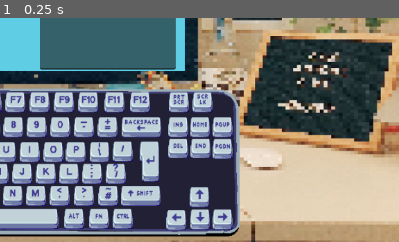
Above: before the commit, frame 1.
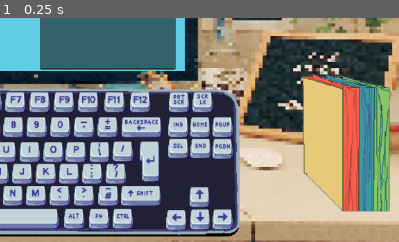
Above: after the commit, the same moment.

Repository: Omar-B-Maldonado/Cubicle-Chaos
Game: Godot game, scene res://Scenes/game.tscn
The game is run twice, just before and just after one commit, with the same random seed, the same clock (stepped at 60 frames per second) and the same inputs.
Inputs:
- Up to frame 1 (0.25 s): no input
The pictures show only the part of the screen within x 43-93%, y 50-100%; the shares and areas given below are measured in that part.

The runs differ from the first frame. In frame 1, 12% of the frame differs, in the area x 75-98%, y 25-87%.

Commit message:
Resolved parenting issues
Separated document node scene from coworker scene. Set node positions to global to fix spawn/ node position issues

Diff:
--- a/project/Scenes/coworkers.tscn
+++ b/project/Scenes/coworkers.tscn
@@ -1,72 +1,11 @@
-[gd_scene load_steps=8 format=3 uid="uid://ovo8qhgrljpw"]
+[gd_scene load_steps=2 format=3 uid="uid://ovo8qhgrljpw"]
 
-[ext_resource type="Texture2D" path="res://Images/paper folder.png" id="1_0m24w"]
 [ext_resource type="Script" path="res://Scripts/spawnWorkers.gd" id="1_oh2hj"]
-[ext_resource type="Script" path="res://Scripts/document.gd" id="1_qsyqm"]
-[ext_resource type="Texture2D" uid="uid://cqai77janou7g" path="res://Images/document-sprite.png" id="2_dc8wx"]
-
-[sub_resource type="RectangleShape2D" id="RectangleShape2D_p1oxc"]
-size = Vector2(26, 196.656)
-
-[sub_resource type="RectangleShape2D" id="RectangleShape2D_y5fyu"]
-size = Vector2(23.0391, 196.656)
-
-[sub_resource type="RectangleShape2D" id="RectangleShape2D_qtdds"]
-size = Vector2(26.5195, 196.328)
 
 [node name="Coworkers" type="Node2D"]
 
-[node name="Documents" type="Node2D" parent="."]
-
-[node name="PaperFolder" type="Sprite2D" parent="Documents"]
-texture_filter = 1
-position = Vector2(212, 328.5)
-texture = ExtResource("1_0m24w")
-
-[node name="LetterBin" type="Area2D" parent="Documents" node_paths=PackedStringArray("documentNode")]
-z_index = 4
-script = ExtResource("1_qsyqm")
-documentNode = NodePath("LetterBinShape")
-typeofDocument = 2
-
-[node name="LetterBinShape" type="CollisionShape2D" parent="Documents/LetterBin"]
-visible = false
-position = Vector2(217, 342.5)
-shape = SubResource("RectangleShape2D_p1oxc")
-
-[node name="Document-sprite" type="Sprite2D" parent="Documents/LetterBin/LetterBinShape"]
-position = Vector2(-1, 2)
-texture = ExtResource("2_dc8wx")
-
-[node name="ReportBin" type="Area2D" parent="Documents" node_paths=PackedStringArray("documentNode")]
-z_index = 4
-script = ExtResource("1_qsyqm")
-documentNode = NodePath("ReportBinShape")
-typeofDocument = 1
-
-[node name="ReportBinShape" type="CollisionShape2D" parent="Documents/ReportBin"]
-visible = false
-position = Vector2(244, 342.5)
-shape = SubResource("RectangleShape2D_y5fyu")
-
-[node name="Document-sprite" type="Sprite2D" parent="Documents/ReportBin/ReportBinShape"]
-texture = ExtResource("2_dc8wx")
-
-[node name="ContractBin" type="Area2D" parent="Documents" node_paths=PackedStringArray("documentNode")]
-z_index = 4
-script = ExtResource("1_qsyqm")
-documentNode = NodePath("ContractBinShape")
-
-[node name="ContractBinShape" type="CollisionShape2D" parent="Documents/ContractBin"]
-visible = false
-position = Vector2(270, 342.5)
-shape = SubResource("RectangleShape2D_qtdds")
-
-[node name="Document-sprite" type="Sprite2D" parent="Documents/ContractBin/ContractBinShape"]
-texture = ExtResource("2_dc8wx")
-
 [node name="SpawnArea1" type="Node2D" parent="." node_paths=PackedStringArray("spawnTimer")]
-position = Vector2(200, 200)
+position = Vector2(-101, 0)
 script = ExtResource("1_oh2hj")
 spawnTimer = NodePath("SpawnWorkerTimer")
 
@@ -75,7 +14,7 @@
 one_shot = true
 
 [node name="SpawnArea2" type="Node2D" parent="." node_paths=PackedStringArray("spawnTimer")]
-position = Vector2(300, 200)
+position = Vector2(-1, 0)
 script = ExtResource("1_oh2hj")
 spawnTimer = NodePath("SpawnWorkerTimer")
 
@@ -84,7 +23,7 @@
 one_shot = true
 
 [node name="SpawnArea3" type="Node2D" parent="." node_paths=PackedStringArray("spawnTimer")]
-position = Vector2(400, 200)
+position = Vector2(99, 0)
 script = ExtResource("1_oh2hj")
 spawnTimer = NodePath("SpawnWorkerTimer")
 
--- a/project/Scenes/document.tscn
+++ b/project/Scenes/document.tscn
@@ -1,23 +1,62 @@
-[gd_scene load_steps=4 format=3 uid="uid://dbkf4wyo35cis"]
+[gd_scene load_steps=7 format=3 uid="uid://dk4dyy4qpy0wr"]
 
+[ext_resource type="Texture2D" uid="uid://dh13xn0m6tc35" path="res://Images/paper folder.png" id="1_hv7gf"]
 [ext_resource type="Script" path="res://Scripts/document.gd" id="1_o2otn"]
 [ext_resource type="Texture2D" uid="uid://cqai77janou7g" path="res://Images/document-sprite.png" id="2_ydbeo"]
 
-[sub_resource type="RectangleShape2D" id="RectangleShape2D_7e14k"]
-size = Vector2(71, 102.75)
+[sub_resource type="RectangleShape2D" id="RectangleShape2D_x7tjf"]
+size = Vector2(26, 196.656)
+
+[sub_resource type="RectangleShape2D" id="RectangleShape2D_63dax"]
+size = Vector2(23.0391, 196.656)
+
+[sub_resource type="RectangleShape2D" id="RectangleShape2D_y8q3g"]
+size = Vector2(26.5195, 196.328)
 
 [node name="Document" type="Node2D"]
 
-[node name="DocumentArea" type="Area2D" parent="." node_paths=PackedStringArray("documentNode")]
+[node name="PaperFolder" type="Sprite2D" parent="."]
+texture_filter = 1
+texture = ExtResource("1_hv7gf")
+
+[node name="LetterBin" type="Area2D" parent="." node_paths=PackedStringArray("documentNode")]
 z_index = 4
 script = ExtResource("1_o2otn")
-documentNode = NodePath("DocumentShape")
+documentNode = NodePath("LetterBinShape")
 typeofDocument = 2
 
-[node name="DocumentShape" type="CollisionShape2D" parent="DocumentArea"]
-position = Vector2(424, 320)
-shape = SubResource("RectangleShape2D_7e14k")
+[node name="LetterBinShape" type="CollisionShape2D" parent="LetterBin"]
+visible = false
+position = Vector2(6, 12)
+shape = SubResource("RectangleShape2D_x7tjf")
 
-[node name="Document-sprite" type="Sprite2D" parent="DocumentArea/DocumentShape"]
-position = Vector2(-1, 5)
+[node name="Document-sprite" type="Sprite2D" parent="LetterBin/LetterBinShape"]
+position = Vector2(-1, 2)
 texture = ExtResource("2_ydbeo")
+
+[node name="ReportBin" type="Area2D" parent="." node_paths=PackedStringArray("documentNode")]
+z_index = 4
+script = ExtResource("1_o2otn")
+documentNode = NodePath("ReportBinShape")
+typeofDocument = 1
+
+[node name="ReportBinShape" type="CollisionShape2D" parent="ReportBin"]
+visible = false
+position = Vector2(32, 12)
+shape = SubResource("RectangleShape2D_63dax")
+
+[node name="Document-sprite" type="Sprite2D" parent="ReportBin/ReportBinShape"]
+texture = ExtResource("2_ydbeo")
+
+[node name="ContractBin" type="Area2D" parent="." node_paths=PackedStringArray("documentNode")]
+z_index = 4
+script = ExtResource("1_o2otn")
+documentNode = NodePath("ContractBinShape")
+
+[node name="ContractBinShape" type="CollisionShape2D" parent="ContractBin"]
+visible = false
+position = Vector2(59, 12)
+shape = SubResource("RectangleShape2D_y8q3g")
+
+[node name="Document-sprite" type="Sprite2D" parent="ContractBin/ContractBinShape"]
+texture = ExtResource("2_ydbeo")
--- a/project/Scenes/game.tscn
+++ b/project/Scenes/game.tscn
@@ -7,8 +7,13 @@
 [ext_resource type="PackedScene" uid="uid://dxphk0gh4y332" path="res://Scenes/Keyboard.tscn" id="4_ibdtb"]
 [ext_resource type="PackedScene" uid="uid://bipstddw3iioq" path="res://Scenes/computer.tscn" id="5_2qwyh"]
 [ext_resource type="PackedScene" uid="uid://ovo8qhgrljpw" path="res://Scenes/coworkers.tscn" id="7_scpmf"]
+[ext_resource type="PackedScene" uid="uid://dk4dyy4qpy0wr" path="res://Scenes/document.tscn" id="8_f6c02"]
 
 [node name="Game" type="Node2D"]
+
+[node name="Camera2D" type="Camera2D" parent="."]
+position = Vector2(0, -7)
+zoom = Vector2(0.9, 0.9)
 
 [node name="Background" type="Sprite2D" parent="."]
 z_index = -1000
@@ -55,16 +60,15 @@
 [node name="PopupTimer" type="Timer" parent="GameManager"]
 wait_time = 2.065
 
-[node name="Camera2D" type="Camera2D" parent="."]
-position = Vector2(0, -7)
-zoom = Vector2(0.9, 0.9)
-
 [node name="Keyboard" parent="." instance=ExtResource("4_ibdtb")]
 position = Vector2(-545, 50)
 
 [node name="Coworkers" parent="." instance=ExtResource("7_scpmf")]
 z_index = -1
-position = Vector2(307, 134)
+position = Vector2(440, -195)
+
+[node name="Document" parent="." instance=ExtResource("8_f6c02")]
+position = Vector2(465, 193)
 
 [connection signal="tree_exited" from="GameManager/Score" to="GameManager" method="_on_score_tree_exited"]
 [connection signal="timeout" from="GameManager/PopupTimer" to="GameManager" method="_on_popup_timer_timeout"]
--- a/project/Scripts/document.gd
+++ b/project/Scripts/document.gd
@@ -16,6 +16,7 @@
 	set_process_input(true)
 # Called every frame. 'delta' is the elapsed time since the previous frame.
 func _process(delta):
+	print(get_global_mouse_position())
 	if isDragging == true:
 		Drag()
 
@@ -42,4 +43,4 @@
 
 
 func Drag():
-	documentNode.position = get_viewport().get_mouse_position()
+	documentNode.global_position = get_global_mouse_position()
--- a/project/Scripts/spawnWorkers.gd
+++ b/project/Scripts/spawnWorkers.gd
@@ -10,7 +10,7 @@
 	var instance = workerNode.instantiate()
 
 	add_child(instance)
-	instance.position = self.position
+	instance.global_position = self.global_position
 
 func _randomize_time(first: int, second: int):
 	var randomNum = randf_range(first, second)
Not shown: 1 places in project/Scenes/game.tscn that only renumber resources
